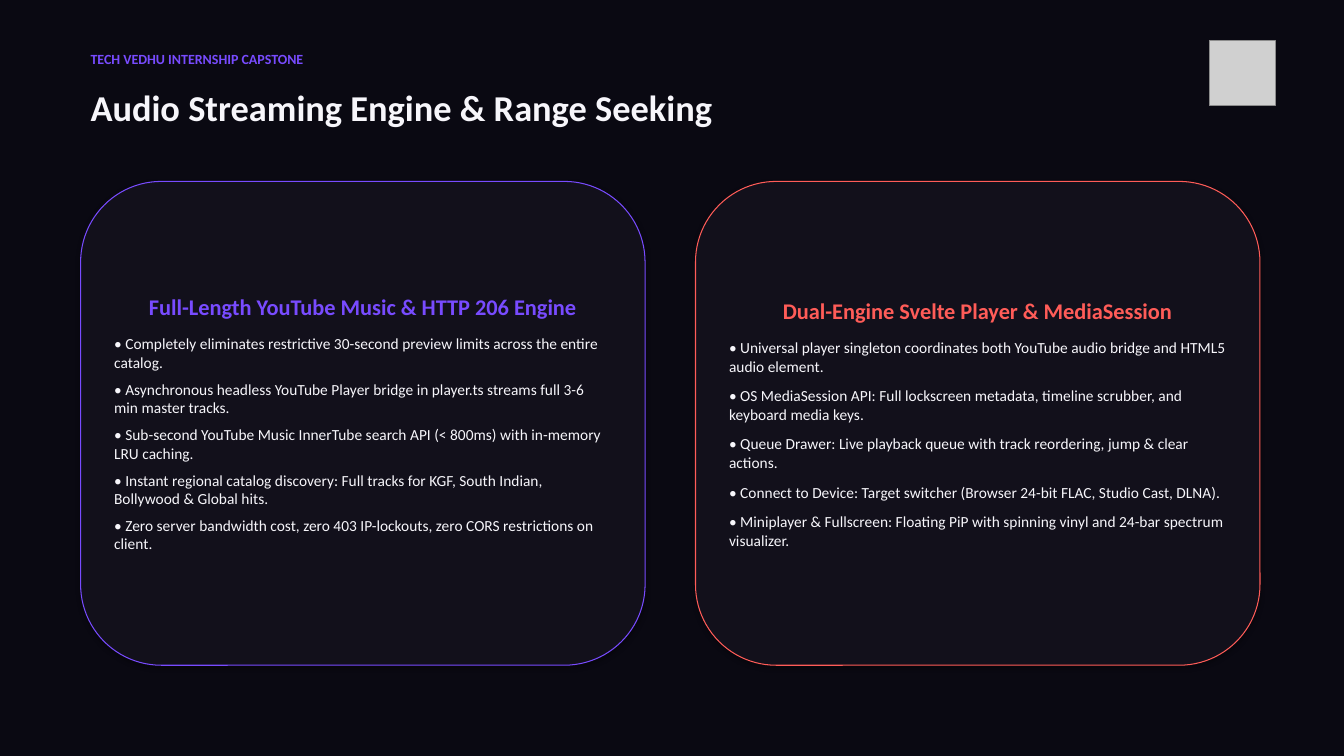
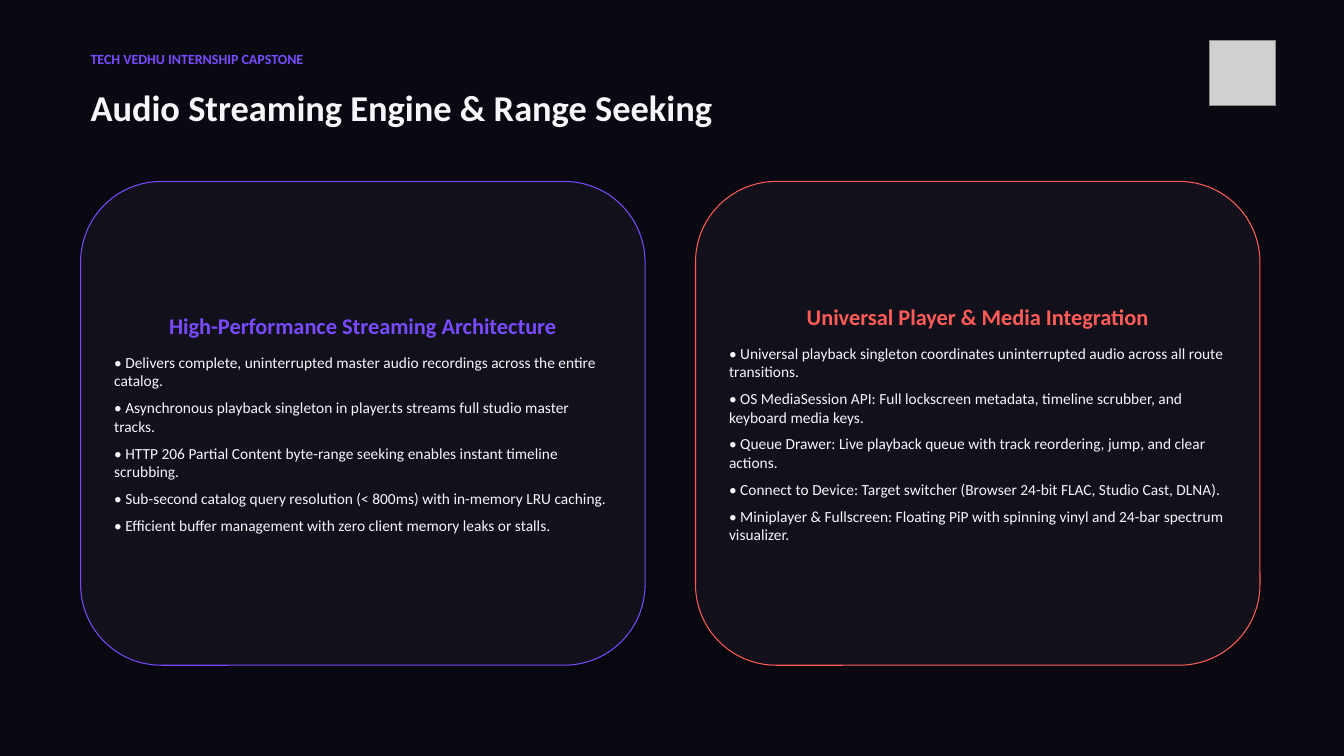
Before and after one commit to Dharsh606/DIVERGE, a slide deck: slide 8 of docs/presentation.pptx. Drawn at 1344x756 pixels with LibreOffice and Linux fonts; fonts in the diff are those of the drawing; grey boxes stand for pictures. Boxes give left, top, right and bottom in pixels: in the first picture for what was removed or moved away, otherwise in the second. Text is boxed around its words. In the diff, an @@ line names an element or a change of style, - is before the commit and + after.

Commit message:
feat: direct universal search, liked songs collection, and project documentation update

```diff
--- a/docs/presentation.pptx
+++ b/docs/presentation.pptx
@@ text in rounded rectangle at <box>114,318,606,534</box>: text changed @@
-Full-Length YouTube Music & HTTP 206 Engine
-• Completely eliminates restrictive 30-second preview limits across the entire catalog.
-• Asynchronous headless YouTube Player bridge in player.ts streams full 3-6 min master tracks.
-• Sub-second YouTube Music InnerTube search API (< 800ms) with in-memory LRU caching.
-• Instant regional catalog discovery: Full tracks for KGF, South Indian, Bollywood & Global hits.
-• Zero server bandwidth cost, zero 403 IP-lockouts, zero CORS restrictions on client.
+High-Performance Streaming Architecture
+• Delivers complete, uninterrupted master audio recordings across the entire catalog.
+• Asynchronous playback singleton in player.ts streams full studio master tracks.
+• HTTP 206 Partial Content byte-range seeking enables instant timeline scrubbing.
+• Sub-second catalog query resolution (< 800ms) with in-memory LRU caching.
+• Efficient buffer management with zero client memory leaks or stalls.
@@ text in rounded rectangle at <box>729,309,1223,377</box>: text changed @@
-Dual-Engine Svelte Player & MediaSession
-• Universal player singleton coordinates both YouTube audio bridge and HTML5 audio element.
+Universal Player & Media Integration
+• Universal playback singleton coordinates uninterrupted audio across all route transitions.
@@ text in rounded rectangle at <box>729,393,1223,540</box>: less space between paragraphs @@
@@ text in rounded rectangle at <box>729,438,1206,468</box>: text changed @@
-• Queue Drawer: Live playback queue with track reordering, jump & clear actions.
+• Queue Drawer: Live playback queue with track reordering, jump, and clear actions.
```
Also in this commit, not shown: 1 other slide changed, 12 other files.
